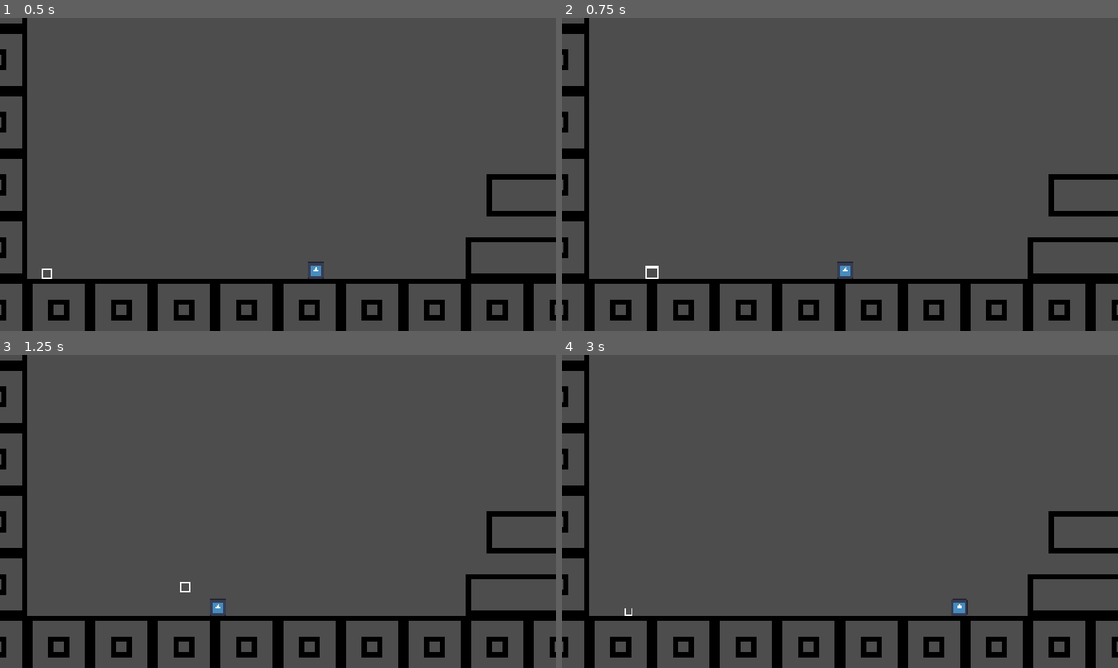
Above: before the commit, frames 1-4 (two rows, left to right).
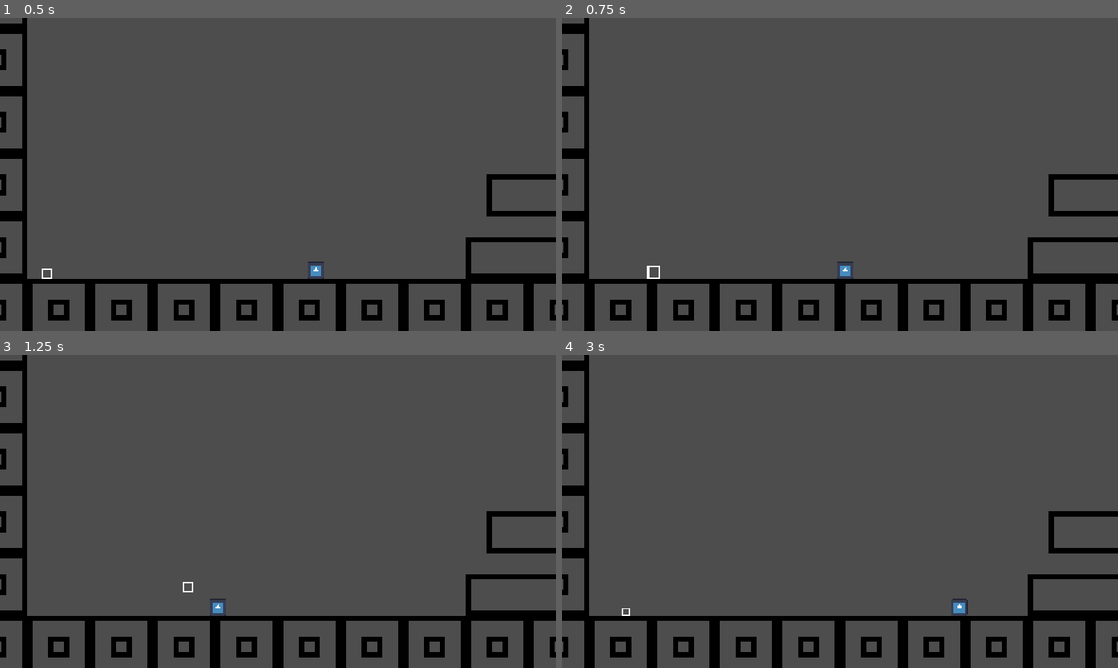
Above: after the commit, the same moments.

Repository: Enoxboo/Tiny-Giant
Game: Godot game, scene res://Levels/test_scene.tscn
The game is run twice, just before and just after one commit, with the same random seed, the same clock (stepped at 60 frames per second) and the same inputs. The engine's default icon, where the game draws it, is replaced by a stand-in: a white triangle on a blue panel in a dark square.
Inputs:
- Up to frame 1 (0.5 s): no input
- Up to frame 2 (0.75 s): hold D (move_right) from 0.53 s (still down); hold Up (enlarge, bound only before the commit) from 0.53 s (still down)
- Up to frame 3 (1.25 s): keep holding D (move_right); keep holding Up (enlarge, bound only before the commit); tap Space (jump) at 0.77 s; tap Down (shrink, bound only before the commit) at 0.8 s
- Up to frame 4 (3 s): release Up (enlarge, bound only before the commit) at 1.28 s; tap Down (shrink, bound only before the commit) at 1.35, 2.3, 2.85 s; tap Space (jump) at 1.52 s; tap Up (enlarge, bound only before the commit) at 1.55 s; release D (move_right) at 2.03 s; hold A (move_left) 2.03-2.78 s; hold Up (enlarge, bound only before the commit) 2.03-2.78 s; hold D (move_right) from 2.78 s (still down)

Frame 1 is identical in both runs. In frame 2, less than 0.1% of the frame differs, in the area x 15-18%, y 79-84%; in frame 3, less than 0.1%; in frame 4, less than 0.1%.

Commit message:
feat(scale): tweaking scale modifier

Diff:
--- a/Player/player.gd
+++ b/Player/player.gd
@@ -21,11 +21,11 @@
 	if is_dead:
 		return
 
-	if event.is_action_pressed("enlarge") and scale_modifier < 2.0:
-		scale_modifier += 0.2
+	if event.is_action_pressed("scale_up") and scale_modifier < 2.0:
+		scale_modifier += 0.25
 		scale_changed.emit(scale_modifier)
-	elif event.is_action_pressed("shrink") and scale_modifier > 0.2:
-		scale_modifier -= 0.2
+	elif event.is_action_pressed("scale_down") and scale_modifier > 0.25:
+		scale_modifier -= 0.25
 		scale_changed.emit(scale_modifier)
 
 
--- a/project.godot
+++ b/project.godot
@@ -55,14 +55,16 @@
 "events": [Object(InputEventKey,"resource_local_to_scene":false,"resource_name":"","device":-1,"window_id":0,"alt_press …(191 unchanged characters)…
 ]
 }
-enlarge={
+scale_up={
 "deadzone": 0.2,
 "events": [Object(InputEventKey,"resource_local_to_scene":false,"resource_name":"","device":-1,"window_id":0,"alt_press …(195 unchanged characters)…
+, Object(InputEventKey,"resource_local_to_scene":false,"resource_name":"","device":-1,"window_id":0,"alt_pressed":false,"shift_pressed":false,"ctrl_pressed":false,"meta_pressed":false,"pressed":false,"keycode":0,"physical_keycode":87,"key_label":0,"unicode":122,"location":0,"echo":false,"script":null)
 ]
 }
-shrink={
+scale_down={
 "deadzone": 0.2,
 "events": [Object(InputEventKey,"resource_local_to_scene":false,"resource_name":"","device":-1,"window_id":0,"alt_press …(195 unchanged characters)…
+, Object(InputEventKey,"resource_local_to_scene":false,"resource_name":"","device":-1,"window_id":0,"alt_pressed":false,"shift_pressed":false,"ctrl_pressed":false,"meta_pressed":false,"pressed":false,"keycode":0,"physical_keycode":83,"key_label":0,"unicode":115,"location":0,"echo":false,"script":null)
 ]
 }
 
